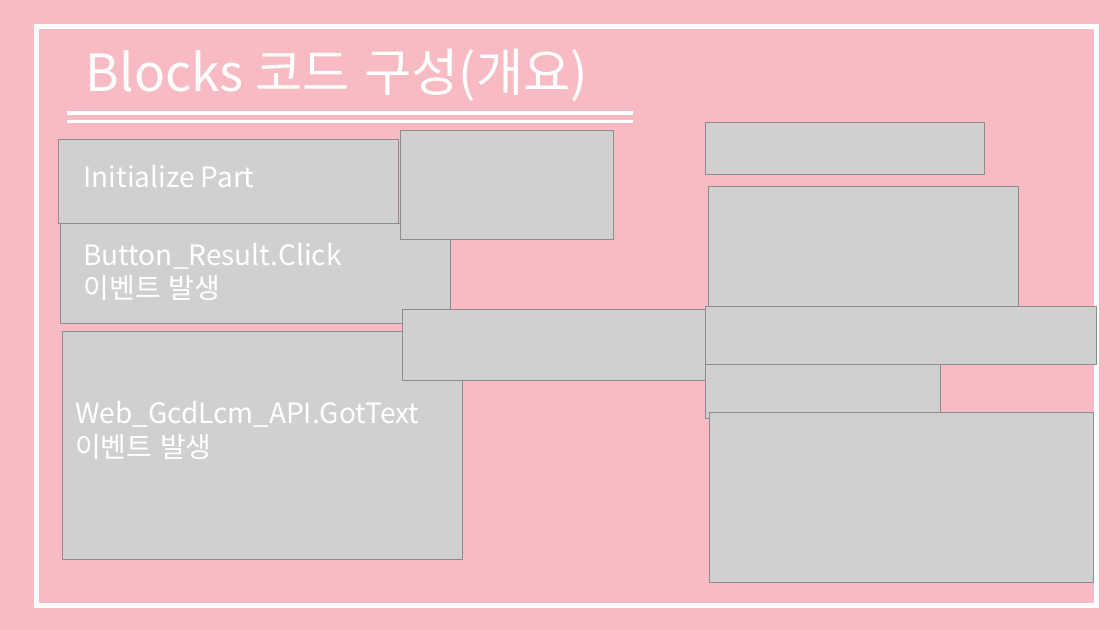
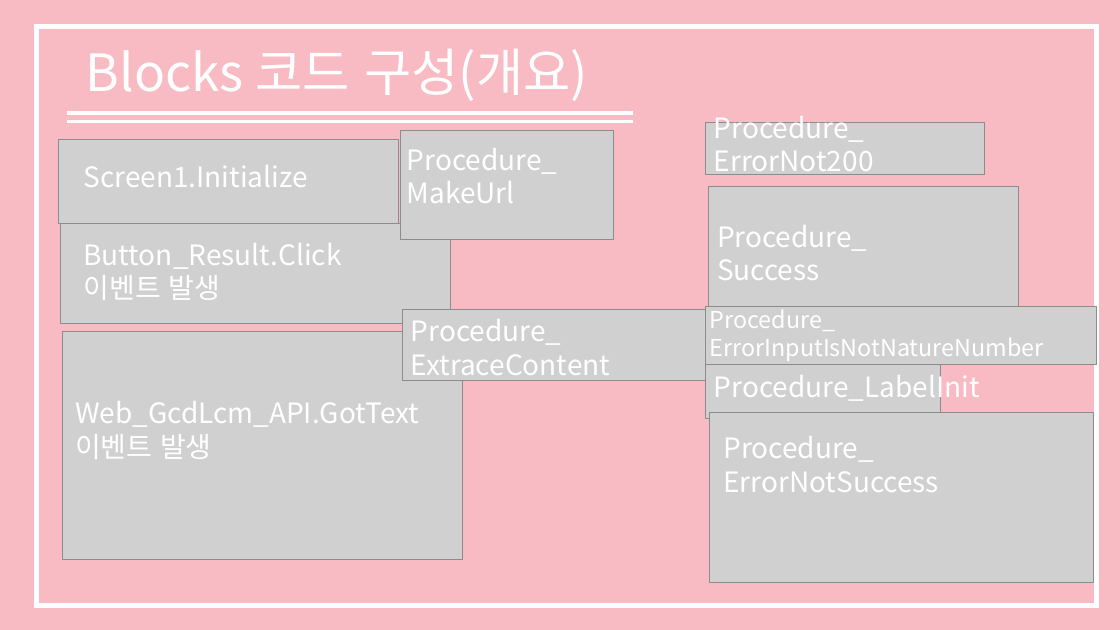
Before and after one commit to shinkeonkim/Class, a slide deck: slide 4 of SP1/소프트웨어 프로젝트 보고서.pptx. Drawn at 1120x630 pixels with LibreOffice and Linux fonts; fonts in the diff are those of the drawing; grey boxes stand for pictures. Boxes give left, top, right and bottom in pixels: in the first picture for what was removed or moved away, otherwise in the second. Text is boxed around its words. In the diff, an @@ line names an element or a change of style, - is before the commit and + after.

```diff
--- a/SP1/소프트웨어 프로젝트 보고서.pptx
+++ b/SP1/소프트웨어 프로젝트 보고서.pptx
@@ text added at (714,116,874,175), 24 pt, text #FFFFFF @@
+Procedure_
+ErrorNot200
@@ text added at (407,148,557,203), 24 pt, text #FFFFFF @@
+Procedure_
+MakeUrl
@@ text at (84,165,308,187): text changed @@
-Initialize Part
+Screen1.Initialize
@@ text added at (717,225,867,280), 24 pt, text #FFFFFF @@
+Procedure_
+Success
@@ text added at (411,319,610,383), 24 pt, text #FFFFFF @@
+Procedure_
+ExtraceContent
@@ text added at (710,306,1044,361), 20 pt, text #FFFFFF @@
+Procedure_
+ErrorInputIsNotNatureNumber
@@ text added at (714,369,980,405), 24 pt, text #FFFFFF @@
+Procedure_LabelInit
@@ text added at (723,436,939,492), 24 pt, text #FFFFFF @@
+Procedure_
+ErrorNotSuccess
```
Also in this commit, not shown: 9 other slides changed, 10 slides added, 2 slides removed.
